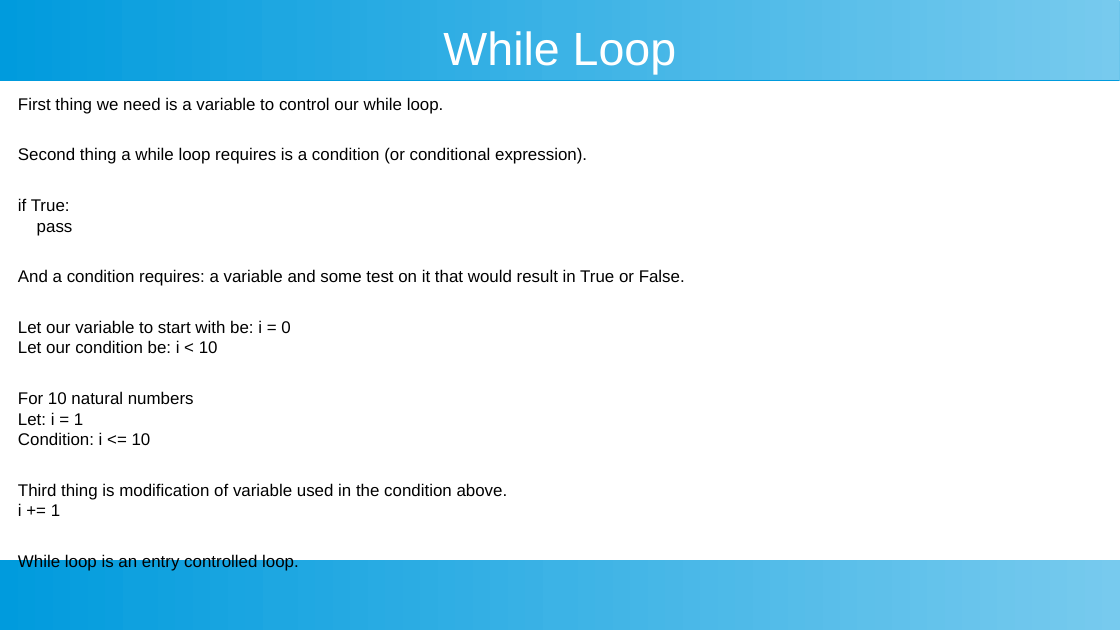
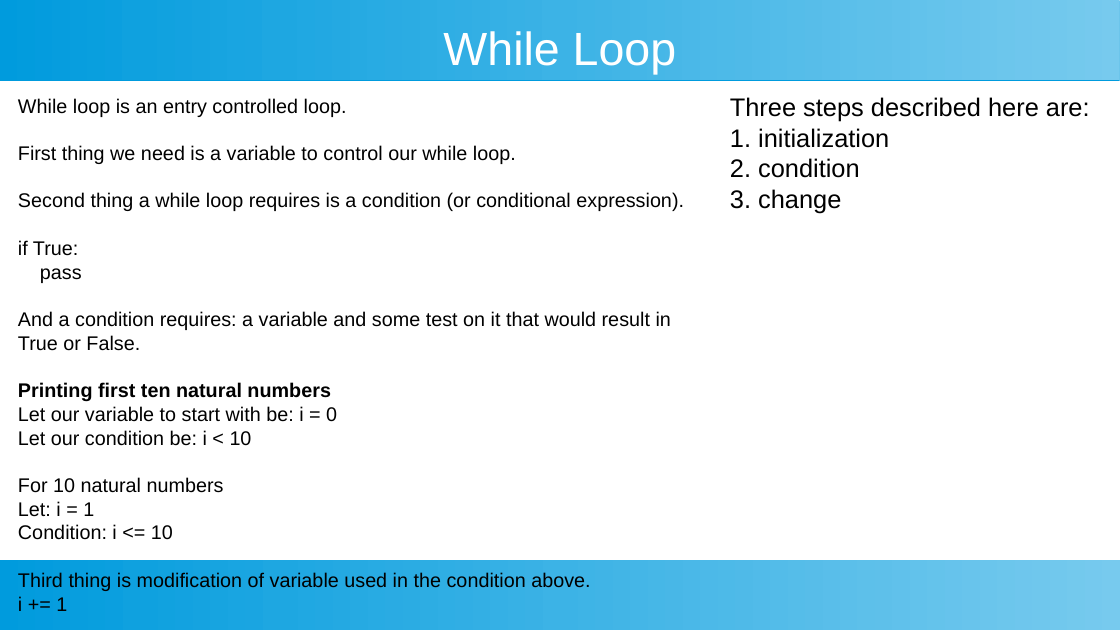
Before and after one commit to ashishjain1547/public_lessons_in_python, a slide deck: slide 12 of Ch 15 - If, Else, For, While/For Loop and While Loop.odp (slide 3 before the commit). Drawn at 1120x630 pixels with LibreOffice and Linux fonts; fonts in the diff are those of the drawing. Boxes give left, top, right and bottom in pixels: in the first picture for what was removed or moved away, otherwise in the second. Text is boxed around its words. In the diff, an @@ line names an element or a change of style, - is before the commit and + after.

```diff
--- a/Ch 15 - If, Else, For, While/For Loop and While Loop.odp
+++ b/Ch 15 - If, Else, For, While/For Loop and While Loop.odp
@@ text at [18, 98, 684, 591]: paragraph removed @@
-While loop is an entry controlled loop.
@@ text at [18, 98, 347, 117]: paragraph added @@
+While loop is an entry controlled loop.
@@ text added at [730, 97, 1090, 213], 18 pt, text #000000 @@
+Three steps described here are:
+1. initialization
+2. condition
+3. change
@@ text at [18, 145, 684, 591]: size 12 to 14 pt in "First thing we need is a variable ...", "Second thing a while loop requires is ...", "if True:", "pass" and 8 more places @@
@@ text at [18, 382, 330, 402]: paragraph added @@
+Printing first ten natural numbers
```
Also in this commit, not shown: 1 other slide changed, 9 slides added, 45 other files.
